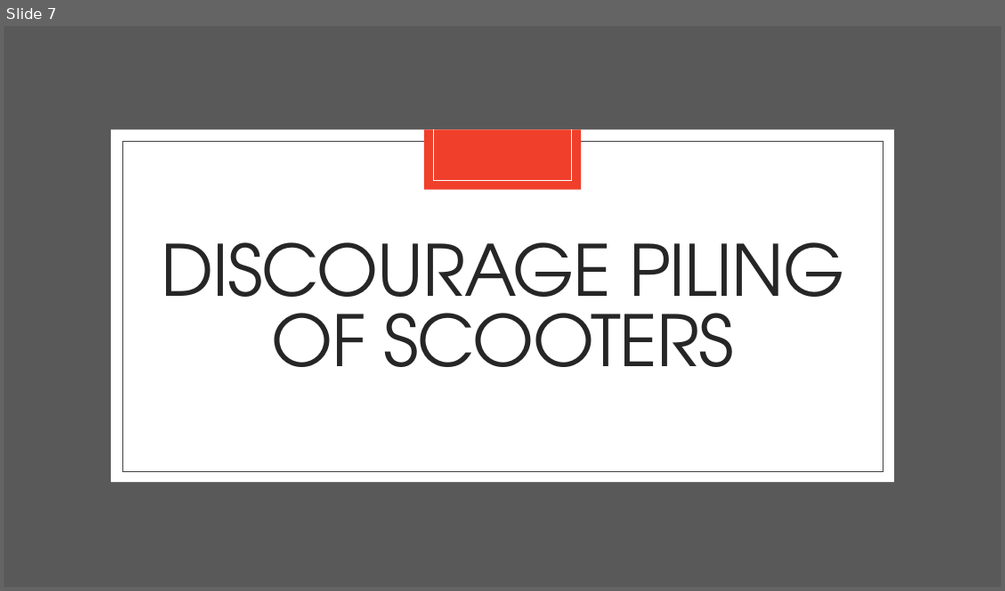
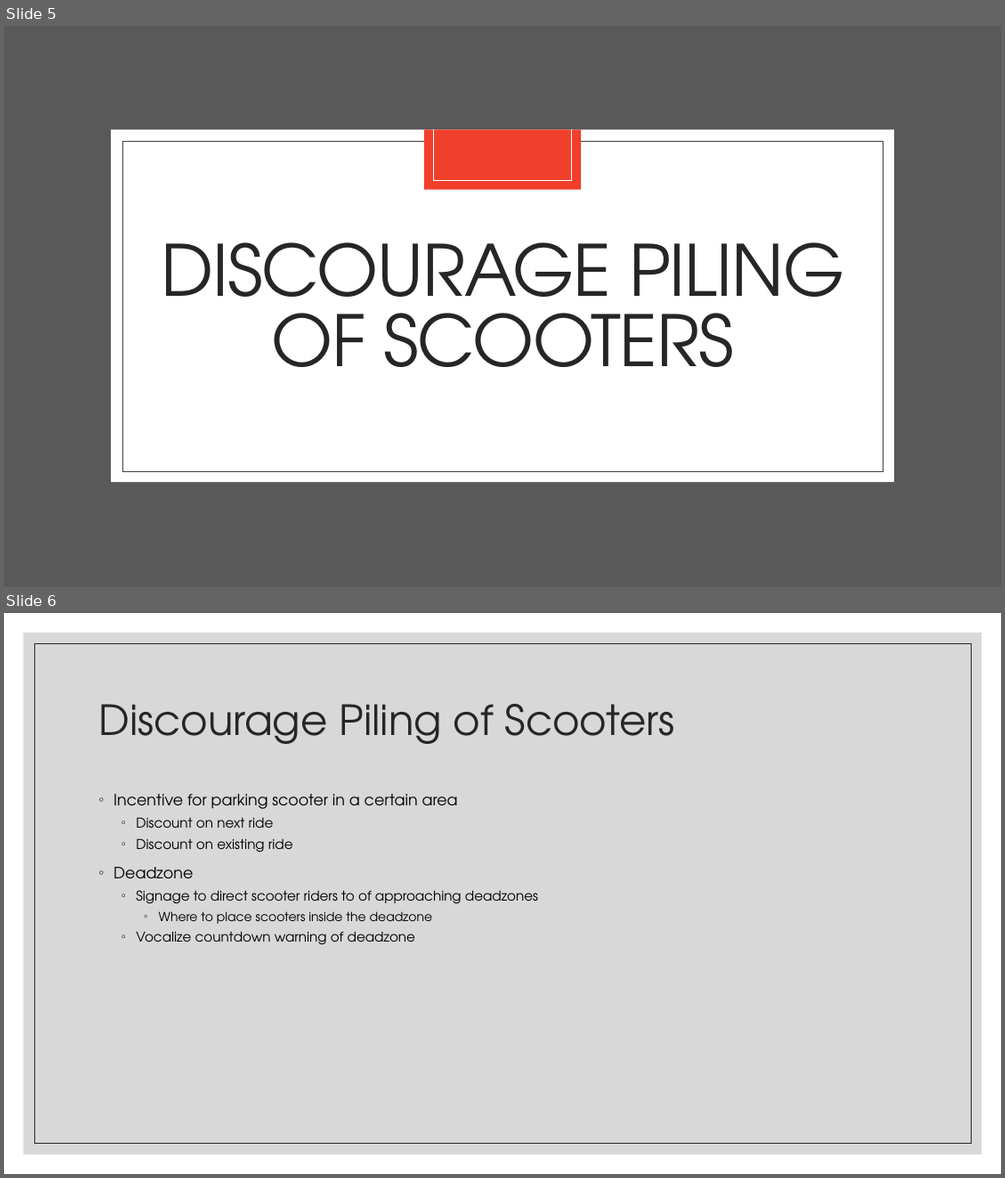
Before and after one commit to jojuka/nashville-scooters-scooter-snatchers, a slide deck: presentation.pptx. Shown one above the other, each under a label of ours: slide 7 before the commit, slides 5 and 6 after it. The pictures are 1005x591 and 1005x1178 pixels, drawn with LibreOffice and Linux fonts; fonts in the diff are those of the drawing. Boxes give left, top, right and bottom in pixels: in the first picture for what was removed or moved away, otherwise in the second. Text is boxed around its words. In the diff, an @@ line names an element or a change of style, - is before the commit and + after.

```diff
--- a/presentation.pptx
+++ b/presentation.pptx
@@ slide 6 added at (x1=4, y1=613, x2=1001, y2=1174), background #FFFFFF @@
@@ rectangle added at (x1=24, y1=633, x2=982, y2=1154), fill #BFBFBF at 60% opacity @@
@@ rectangle added at (x1=34, y1=643, x2=971, y2=1143), outline #262626 0.5 pt @@
@@ title added at (x1=98, y1=704, x2=675, y2=744), 40 pt, text #262626 @@
+Discourage Piling of Scooters
@@ text added at (x1=113, y1=794, x2=538, y2=945), 13 pt, text #000000 @@
+◦ Incentive for parking scooter in a certain area
+  ◦ Discount on next ride
+  ◦ Discount on existing ride
+◦ Deadzone
+  ◦ Signage to direct scooter riders to of approaching deadzones
+    ◦ Where to place scooters inside the deadzone
+  ◦ Vocalize countdown warning of deadzone
@@ what was slide 7 is now slide 5 @@
```
Also in this commit, not shown: 3 slides changed, 2 other slides added, 3 slides removed, 1 other file.
